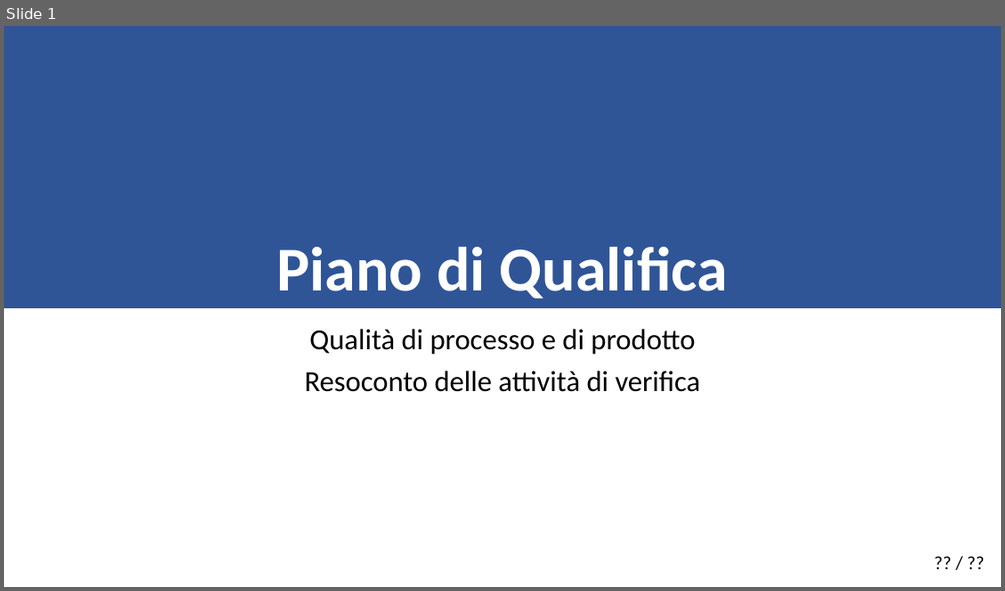
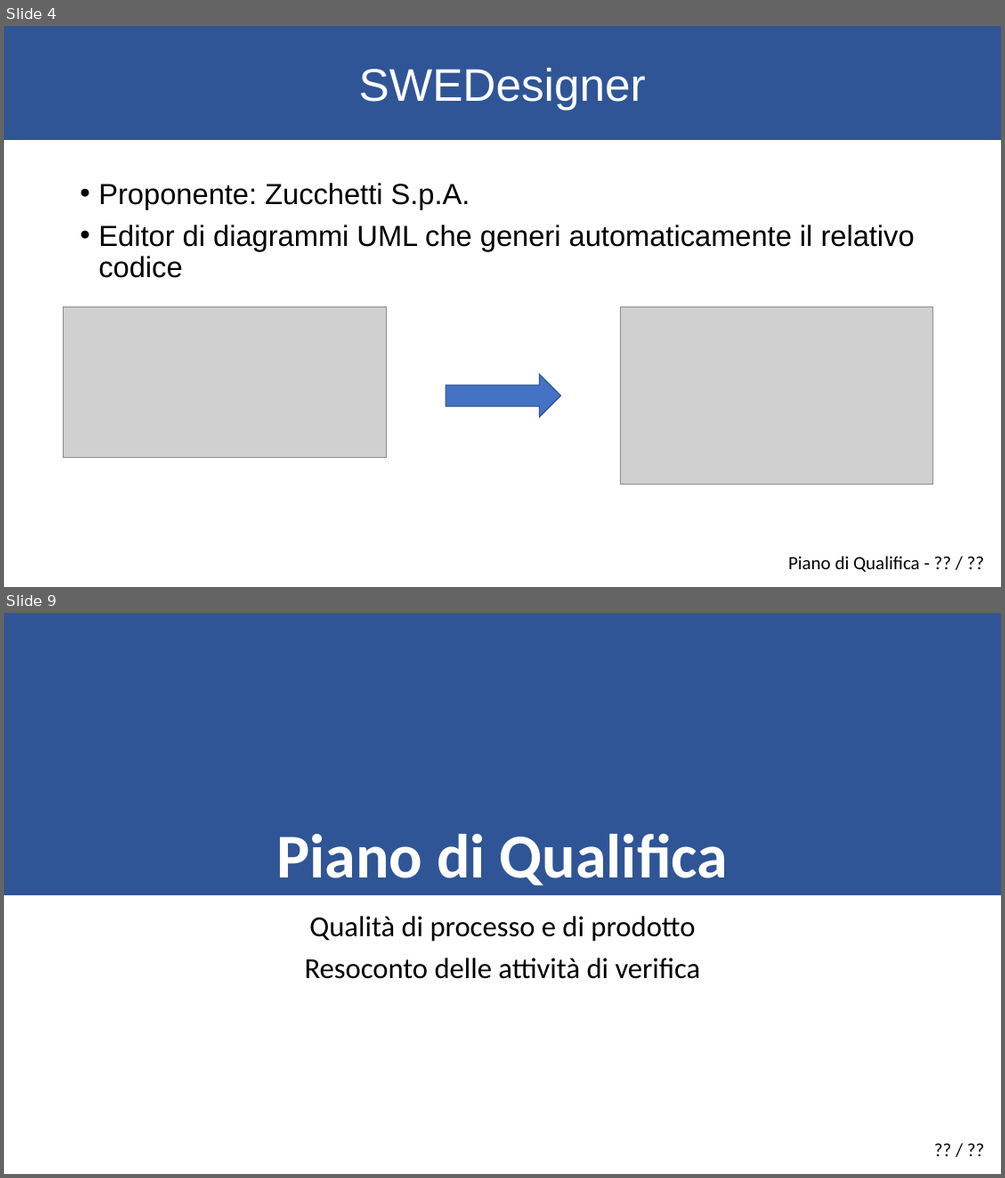
Before and after one commit to KaleidosCodeTeam/SWEDesigner, a slide deck: Presentazione/KaleidosCode_PdQ.pptx. Shown one above the other, each under a label of ours: slide 1 before the commit, slides 4 and 9 after it; the slides between them are not shown. The pictures are 1005x591 and 1005x1178 pixels, drawn with LibreOffice and Linux fonts; fonts in the diff are those of the drawing; grey boxes stand for pictures. Boxes give left, top, right and bottom in pixels: in the first picture for what was removed or moved away, otherwise in the second. Text is boxed around its words. In the diff, an @@ line names an element or a change of style, - is before the commit and + after.

```diff
--- a/Presentazione/KaleidosCode_PdQ.pptx
+++ b/Presentazione/KaleidosCode_PdQ.pptx
@@ slide 4 added at <box>4,26,1001,587</box>, background #FFFFFF @@
@@ rectangle added at <box>4,26,1001,139</box>, fill #2F5597, outline #325491 1 pt, 44 pt, text #FFFFFF @@
+SWEDesigner
@@ text added at <box>98,183,914,278</box>, 28 pt, text #000000 @@
+• Proponente: Zucchetti S.p.A.
+• Editor di diagrammi UML che generi automaticamente il relativo codice
@@ picture added at <box>63,306,386,458</box> @@
@@ picture added at <box>620,307,933,483</box> @@
@@ right arrow added at <box>446,375,561,417</box>, fill #4472C4, outline #325491 1 pt @@
@@ text added at <box>788,556,920,572</box>, 18 pt, text #000000 @@
+Piano di Qualifica - ?? / ??
@@ what was slide 1 is now slide 9 @@
```
Also in this commit, not shown: 7 other slides added, 1 other file.
